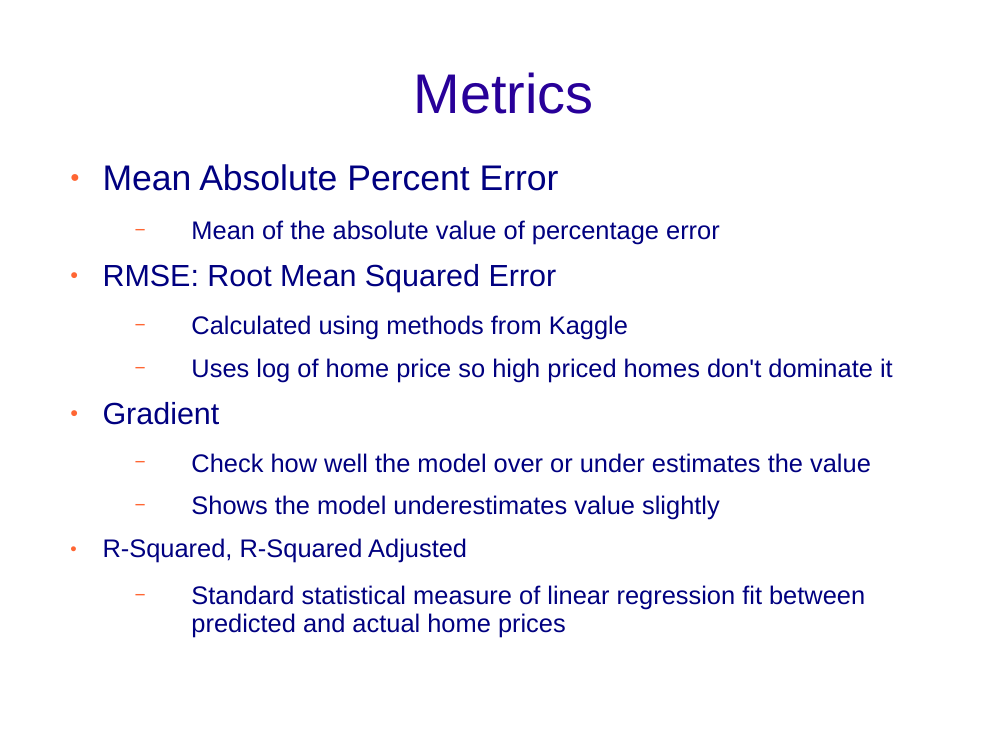
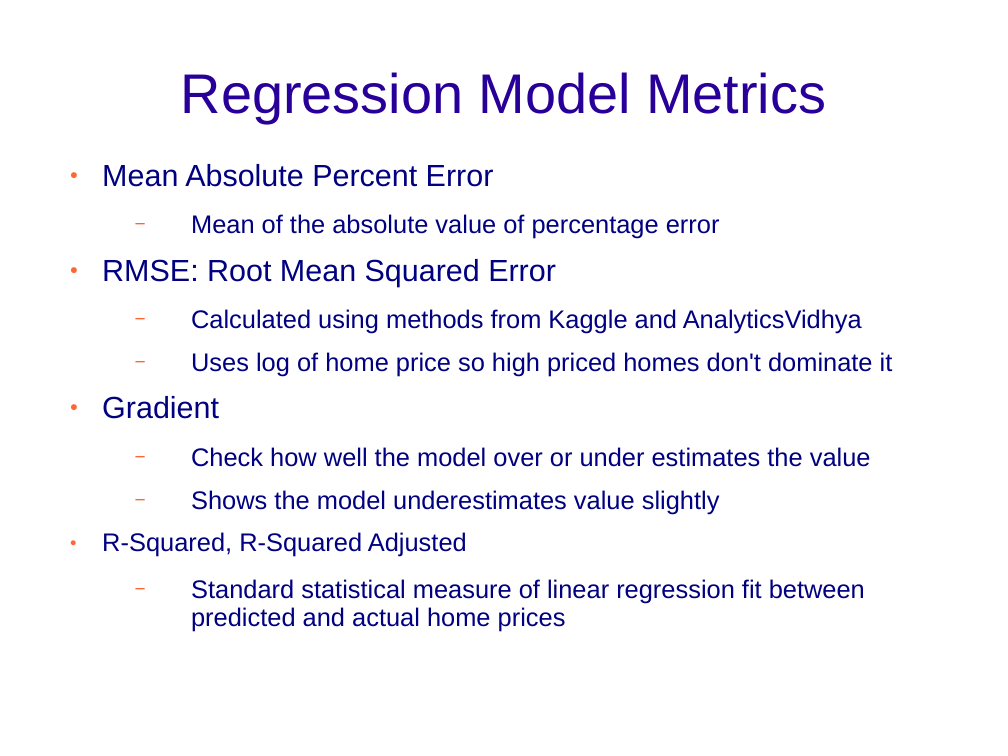
Before and after one commit to Vettejeep/Boulder_County_Home_Prices, a slide deck: slide 8 of MaherKevin.ppt (slide 6 before the commit). Drawn at 1008x756 pixels with LibreOffice and Linux fonts; fonts in the diff are those of the drawing; background and template pictures are left out. Boxes give left, top, right and bottom in pixels: in the first picture for what was removed or moved away, otherwise in the second. Text is boxed around its words. In the diff, an @@ line names an element or a change of style, - is before the commit and + after.

```diff
--- a/MaherKevin.ppt
+++ b/MaherKevin.ppt
@@ title at [181, 72, 826, 123]: text changed @@
-Metrics
+Regression Model Metrics
@@ text at [102, 164, 893, 632]: size 28 to 24 pt in "Mean Absolute Percent Error" @@
@@ text at [191, 309, 862, 334]: text changed @@
-  − Calculated using methods from Kaggle
+  − Calculated using methods from Kaggle and AnalyticsVidhya
```
Also in this commit, not shown: 7 other slides changed, 2 slides added, 1 other file.
